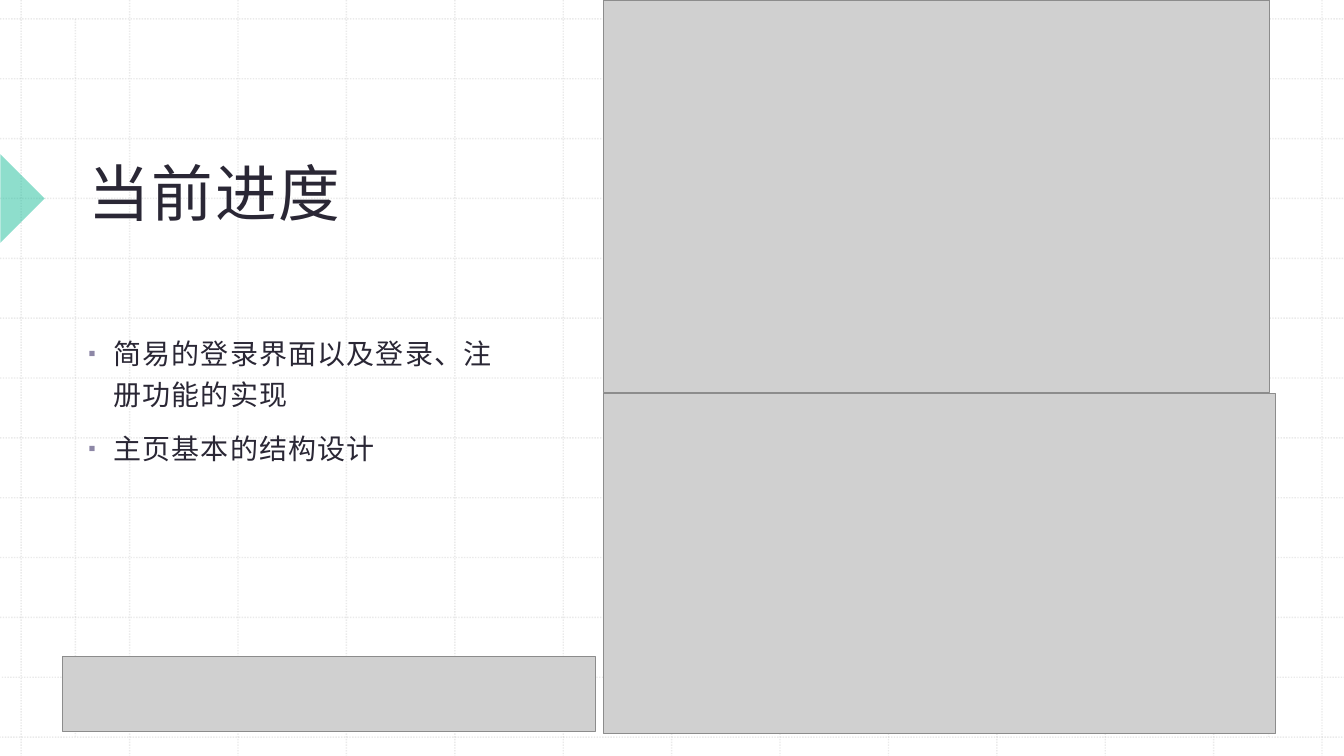
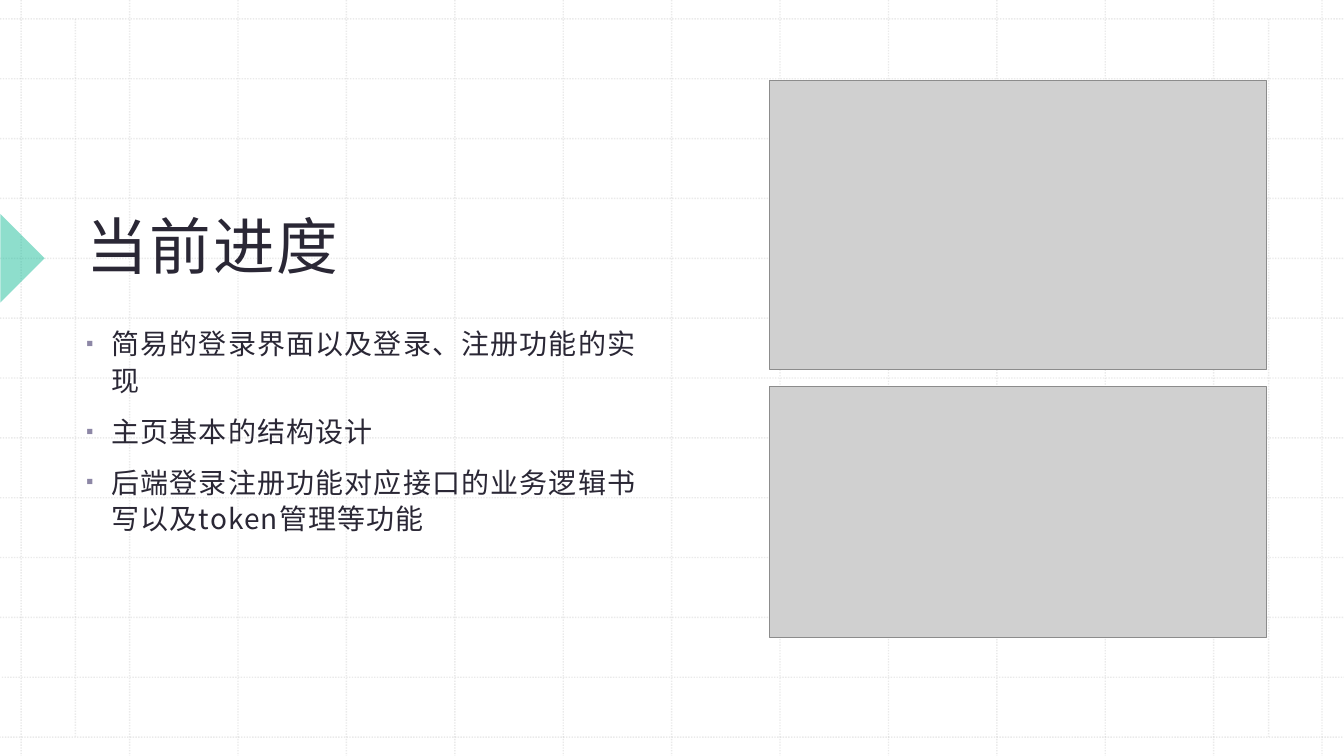
Before and after one commit to XiaCang/BuaaDB, a slide deck: slide 5 of doc/第一次进度检查.pptx. Drawn at 1344x756 pixels with LibreOffice and Linux fonts; fonts in the diff are those of the drawing; grey boxes stand for pictures. Boxes give left, top, right and bottom in pixels: in the first picture for what was removed or moved away, otherwise in the second. Text is boxed around its words. In the diff, an @@ line names an element or a change of style, - is before the commit and + after.

```diff
--- a/doc/第一次进度检查.pptx
+++ b/doc/第一次进度检查.pptx
@@ rectangle added at bbox=[0, 0, 1344, 756], fill #FFFFFF @@
@@ line removed from (76, 19) to (76, 737) @@
@@ line removed from (1269, 19) to (1269, 737) @@
@@ group added at bbox=[0, 0, 1344, 756]: 26 lines @@
@@ title "当前进度": place and size @@
-title "当前进度" at bbox=[88, 164, 340, 221]
+title "当前进度" at bbox=[86, 217, 338, 274]
@@ picture: place and size @@
-picture at bbox=[603, 0, 1269, 392]
+picture at bbox=[770, 81, 1267, 370]
@@ right triangle added at bbox=[0, 214, 44, 302], fill #1EBE9B at 50% opacity @@
@@ text at bbox=[111, 330, 635, 445]: line spacing 1.2 to 1.1 @@
@@ picture: place and size @@
-picture at bbox=[603, 393, 1275, 733]
+picture at bbox=[770, 387, 1267, 638]
@@ text at bbox=[111, 469, 635, 532]: paragraph added @@
+▪ 后端登录注册功能对应接口的业务逻辑书写以及token管理等功能
@@ picture removed at bbox=[63, 656, 595, 732] @@
```
Also in this commit, not shown: 5 other slides changed, 14 other files.
